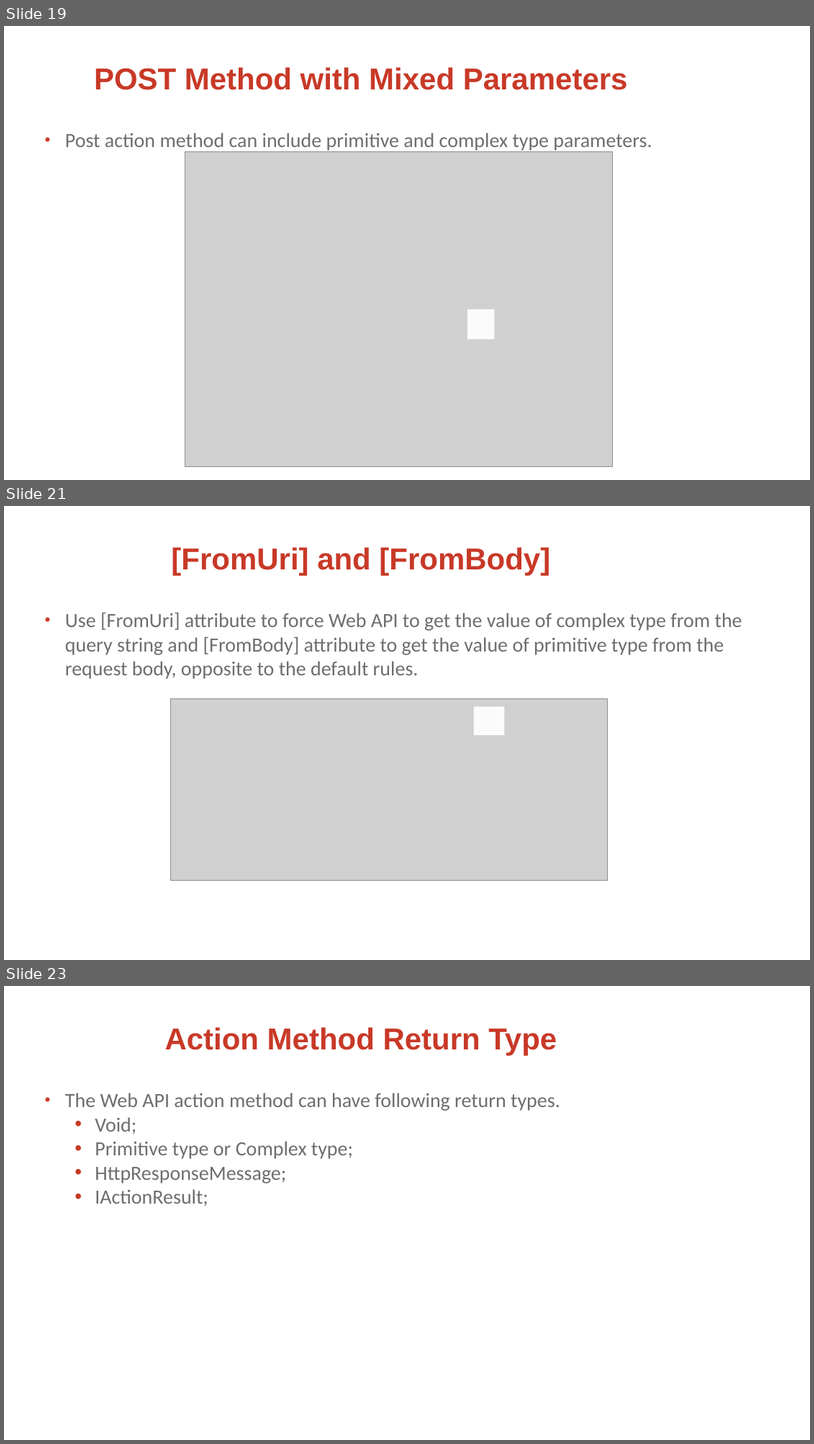
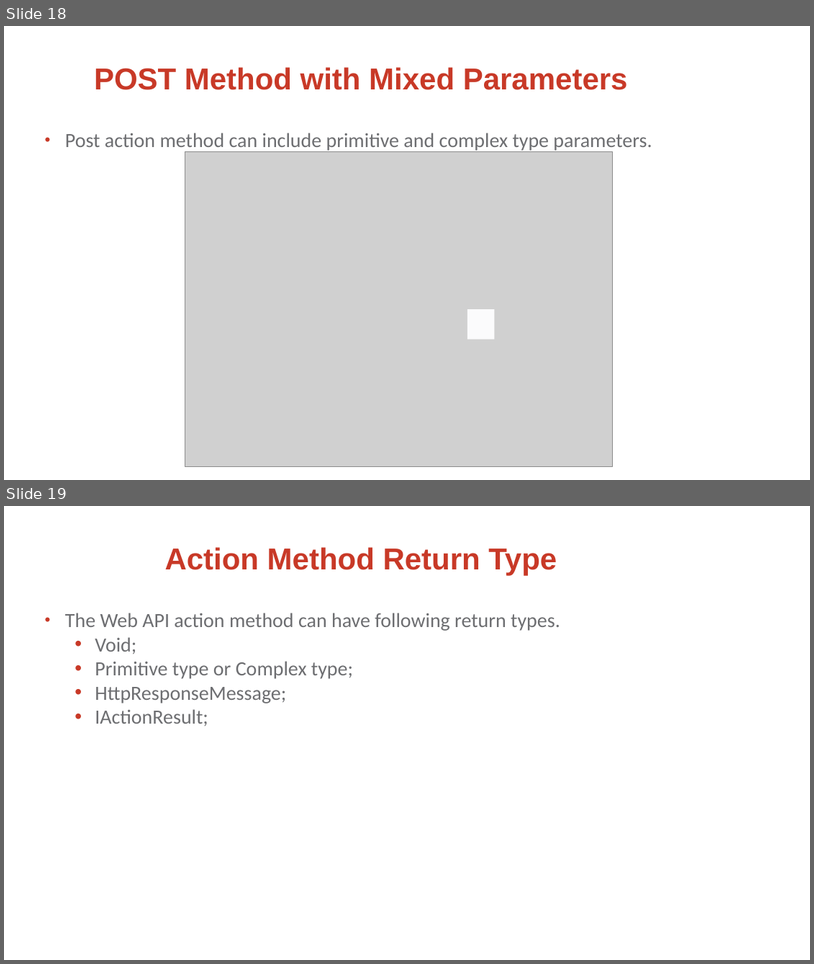
Before and after one commit to KestutisMatavicius/NRD_Akademija_2018_Pavasaris_Kaunas, a slide deck: kma_Web_API.pptx. Shown one above the other, each under a label of ours: slides 19, 21 and 23 before the commit, slides 18 and 19 after it; the slides between them are not shown. The pictures are 814x1444 and 814x964 pixels, drawn with LibreOffice and Linux fonts; fonts in the diff are those of the drawing; grey boxes stand for pictures; background and template pictures are left out. Boxes give left, top, right and bottom in pixels: in the first picture for what was removed or moved away, otherwise in the second. Text is boxed around its words. In the diff, an @@ line names an element or a change of style, - is before the commit and + after.

```diff
--- a/kma_Web_API.pptx
+++ b/kma_Web_API.pptx
@@ slide 21 removed at box(4, 506, 810, 960), background picture (left out) @@
@@ title removed at box(171, 547, 550, 576) @@
-[FromUri] and [FromBody]
@@ subtitle removed at box(65, 613, 743, 679) @@
-• Use [FromUri] attribute to force Web API to get the value of complex type from the query string and [FromBody] attribute to get the value of primitive type from the request body, opposite to the default rules.
@@ picture removed at box(171, 699, 608, 880) @@
@@ rectangle removed at box(474, 706, 505, 735) @@
@@ what was slide 19 is now slide 18 @@
@@ what was slide 23 is now slide 19 @@
```
Also in this commit, not shown: 8 other slides removed, 6 other files.
